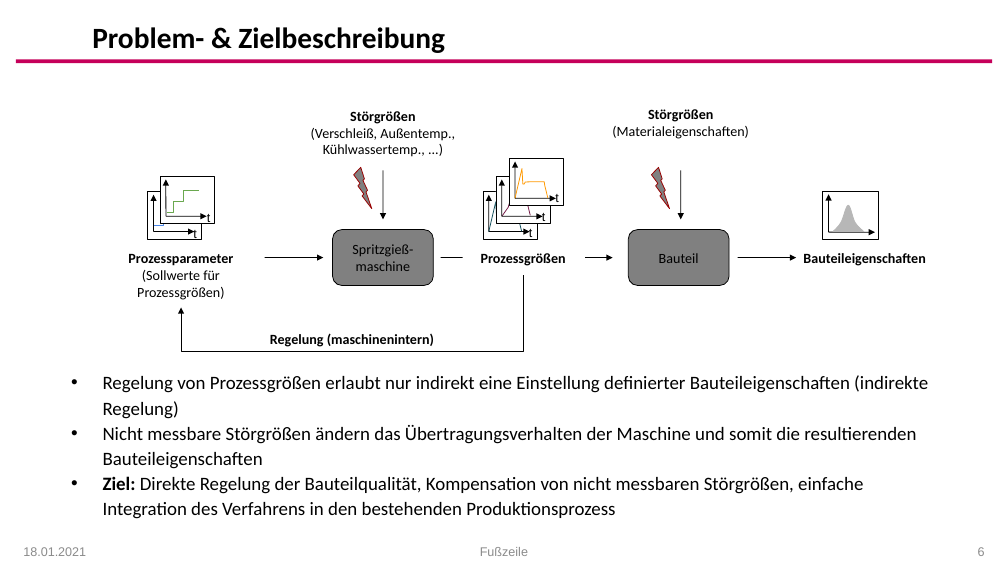
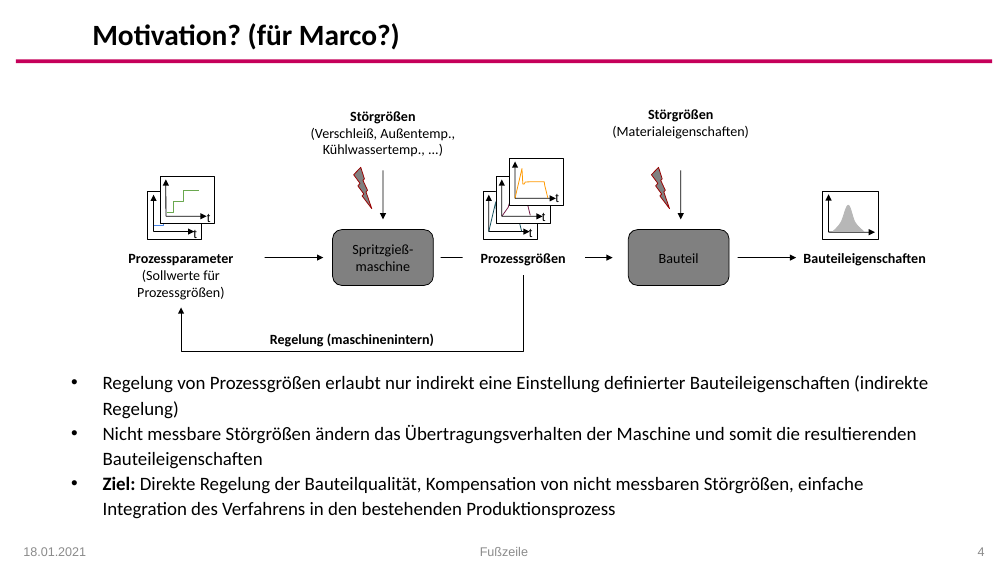
Before and after one commit to arehmer/DigitalTwinInjectionMoulding, a slide deck: slide 4 of Präsentationen/Kick-Off_Agenda.pptx (slide 6 before the commit). Drawn at 1008x567 pixels with LibreOffice and Linux fonts; fonts in the diff are those of the drawing; background and template pictures are left out. Boxes give left, top, right and bottom in pixels: in the first picture for what was removed or moved away, otherwise in the second. Text is boxed around its words. In the diff, an @@ line names an element or a change of style, - is before the commit and + after.

```diff
--- a/Präsentationen/Kick-Off_Agenda.pptx
+++ b/Präsentationen/Kick-Off_Agenda.pptx
@@ text at [92,23,400,50]: text changed @@
-Problem- & Zielbeschreibung
+Motivation? (für Marco?)
@@ page number at [978,547,985,556]: text changed @@
-6
+4
```
Also in this commit, not shown: 22 other slides changed, 1 slide added, 1 slide removed, 4 other files.
